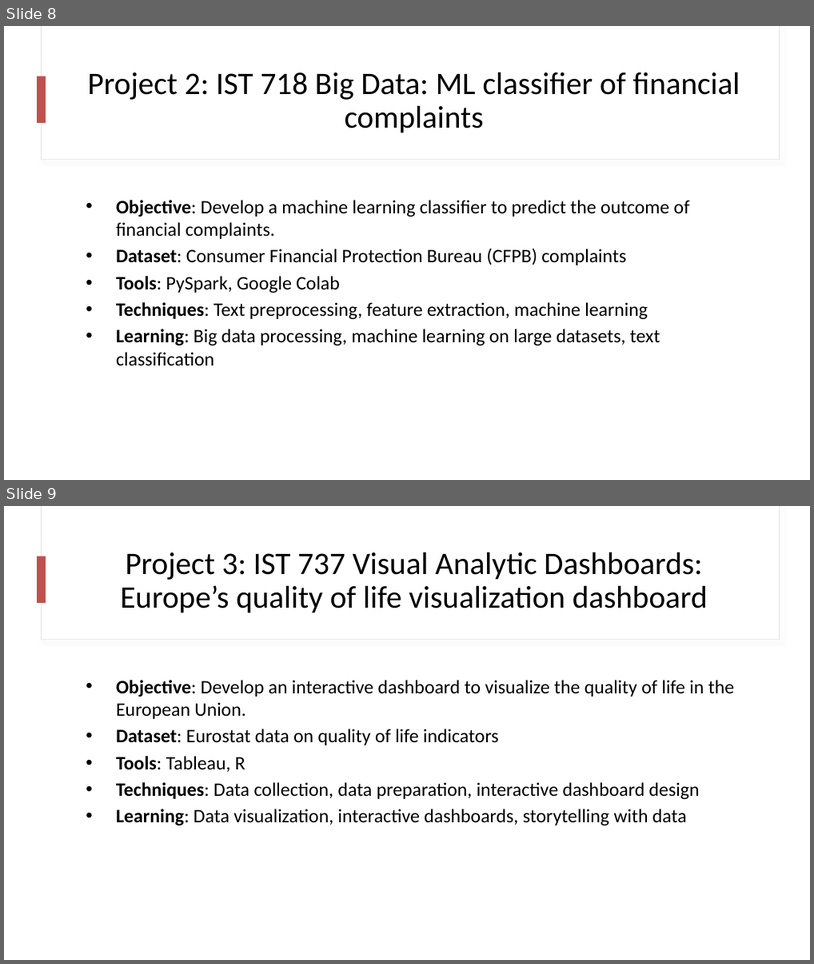
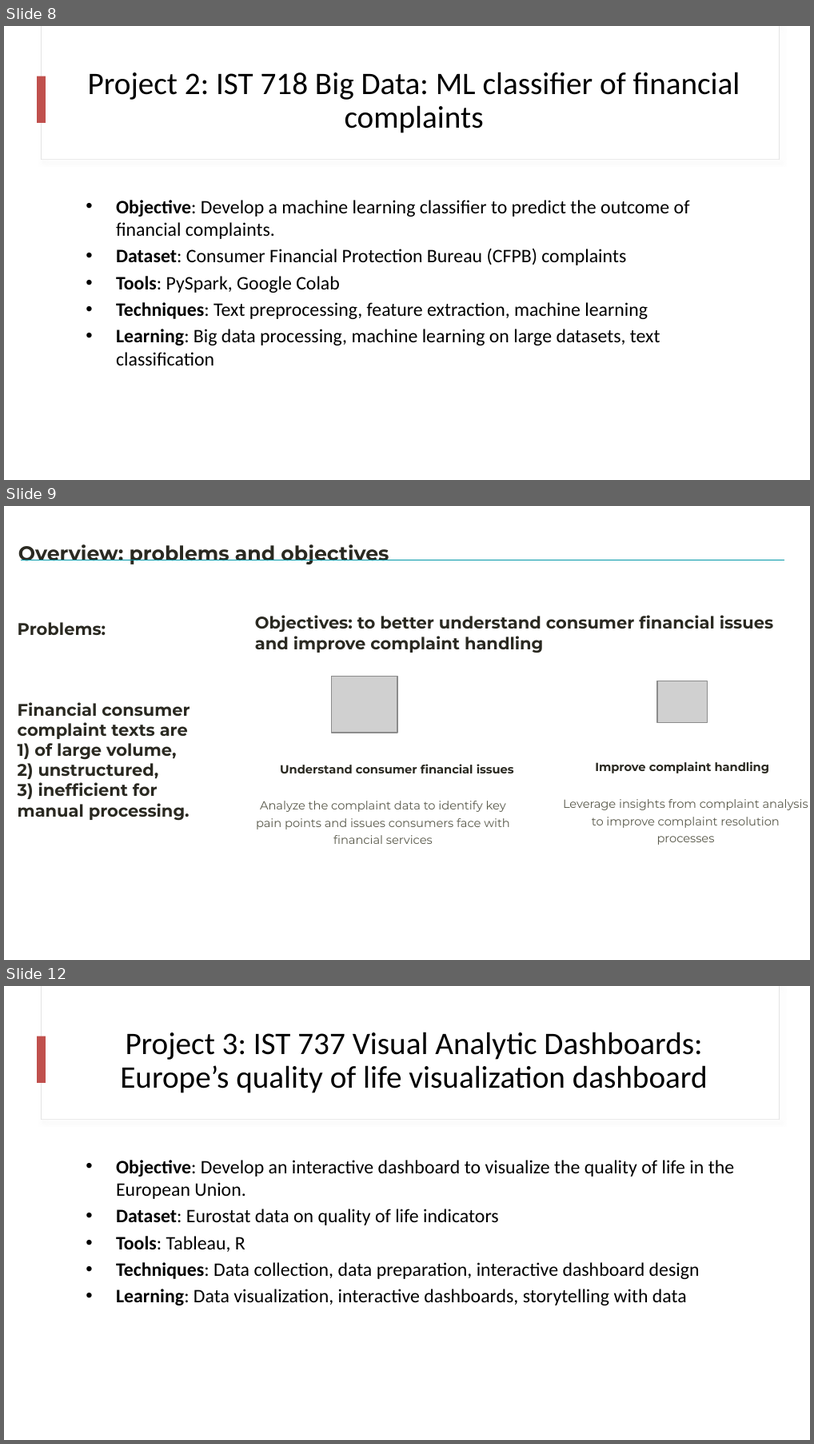
Before and after one commit to francoarenas91/IST782_Appled_Portfolio, a slide deck: presentation_final.pptx. Shown one above the other, each under a label of ours: slides 8 and 9 before the commit, slides 8, 9 and 12 after it; the slides between them are not shown. The pictures are 814x964 and 814x1444 pixels, drawn with LibreOffice and Linux fonts; fonts in the diff are those of the drawing; grey boxes stand for pictures. Boxes give left, top, right and bottom in pixels: in the first picture for what was removed or moved away, otherwise in the second. Text is boxed around its words. In the diff, an @@ line names an element or a change of style, - is before the commit and + after.

```diff
--- a/presentation_final.pptx
+++ b/presentation_final.pptx
@@ slide 9 added at [4,506,810,960], background #FFFFFF @@
@@ text added at [18,544,389,564], 18 pt, text #2A2921, bold @@
+Overview: problems and objectives
@@ line added from (21, 560) to (786, 560), #0097A7 0.75 pt @@
@@ text added at [18,622,190,820], 15 pt, text #2A2921, bold @@
+Problems:
+Financial consumer complaint texts are
+1) of large volume,
+2) unstructured,
+3) inefficient for manual processing.
@@ text added at [255,615,774,653], 15 pt, text #2A2921, bold @@
+Objectives: to better understand consumer financial issues and improve complaint handling
@@ picture added at [331,676,398,732] @@
@@ picture added at [657,681,707,723] @@
@@ text added at [280,764,514,773], 10.5 pt, text #2A2921, bold @@
+Understand consumer financial issues
@@ text added at [595,761,770,773], 10.5 pt, text #2A2921, bold @@
+Improve complaint handling
@@ text added at [256,800,510,844], 10.5 pt, text #5A5A4C @@
+Analyze the complaint data to identify key pain points and issues consumers face with financial services
@@ text added at [563,799,809,844], 10.5 pt, text #5A5A4C @@
+Leverage insights from complaint analysis to improve complaint resolution processes
@@ what was slide 9 is now slide 12 @@
```
Also in this commit, not shown: 1 slide changed, 2 other slides added, 3 other files.
